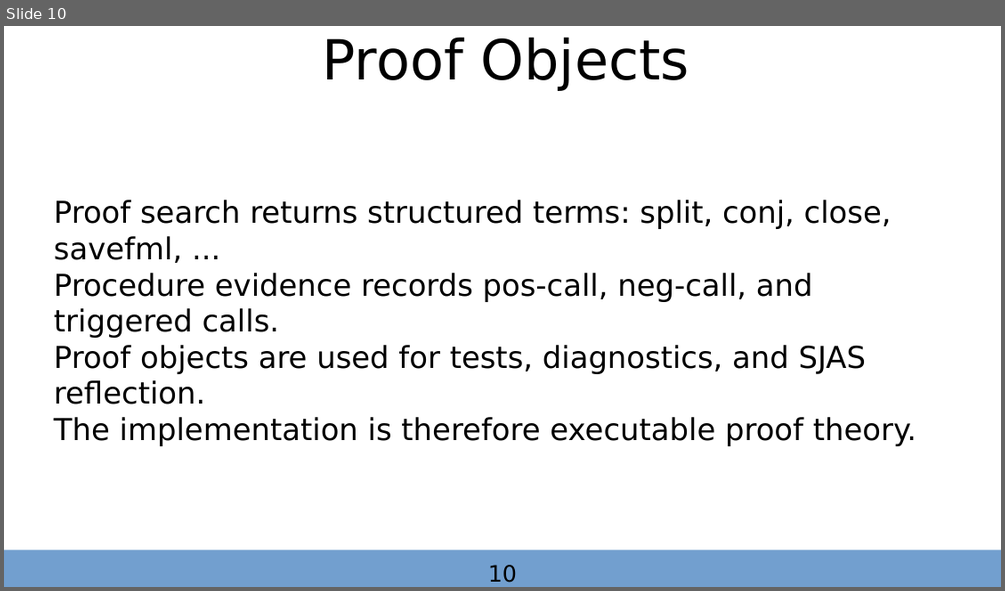
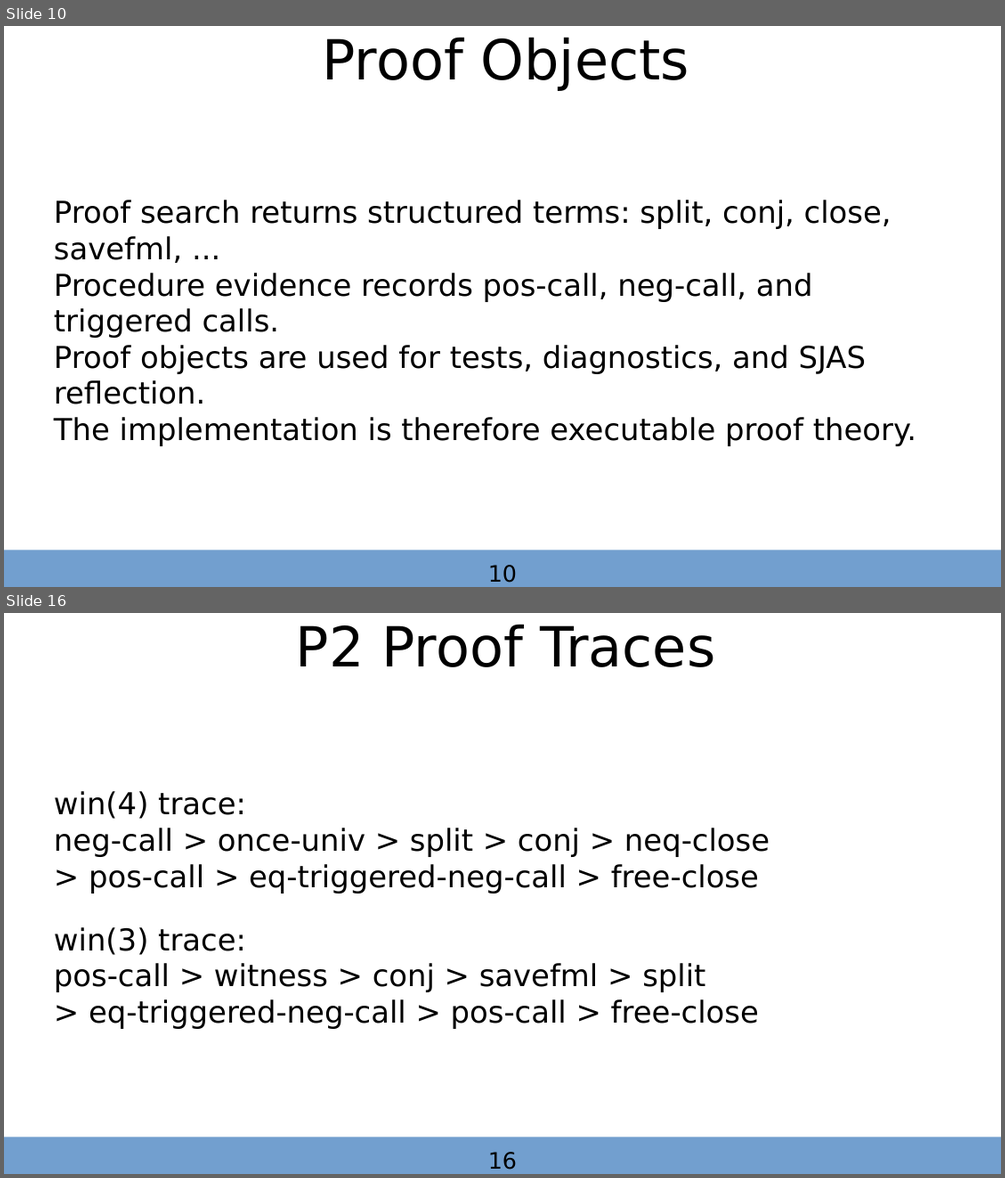
Before and after one commit to autarkenterprises/proflog, a slide deck: iuls2026/proflog_implementation_and_rationale_iuls2026.odp. Shown one above the other, each under a label of ours: slide 10 before the commit, slides 10 and 16 after it; the slides between them are not shown. The pictures are 1005x591 and 1005x1178 pixels, drawn with LibreOffice and Linux fonts; fonts in the diff are those of the drawing. Boxes give left, top, right and bottom in pixels: in the first picture for what was removed or moved away, otherwise in the second. Text is boxed around its words. In the diff, an @@ line names an element or a change of style, - is before the commit and + after.

Commit message:
Expand IULS demos with worked proof traces

```diff
--- a/iuls2026/proflog_implementation_and_rationale_iuls2026.odp
+++ b/iuls2026/proflog_implementation_and_rationale_iuls2026.odp
@@ slide 16 added at (4, 613, 1001, 1174), background #FFFFFF @@
@@ text added at (296, 624, 716, 667), 44 pt, text #000000 @@
+P2 Proof Traces
@@ subtitle added at (54, 791, 769, 1029), 24 pt, text #000000 @@
+win(4) trace:
+neg-call > once-univ > split > conj > neq-close
+> pos-call > eq-triggered-neg-call > free-close
+win(3) trace:
+pos-call > witness > conj > savefml > split
+> eq-triggered-neg-call > pos-call > free-close
@@ rectangle added at (4, 1136, 1001, 1174), fill #729FCF @@
@@ text added at (488, 1151, 517, 1169), 18 pt, text #000000 @@
+16
```
Also in this commit, not shown: 8 slides changed, 3 other slides added, 5 other files.
